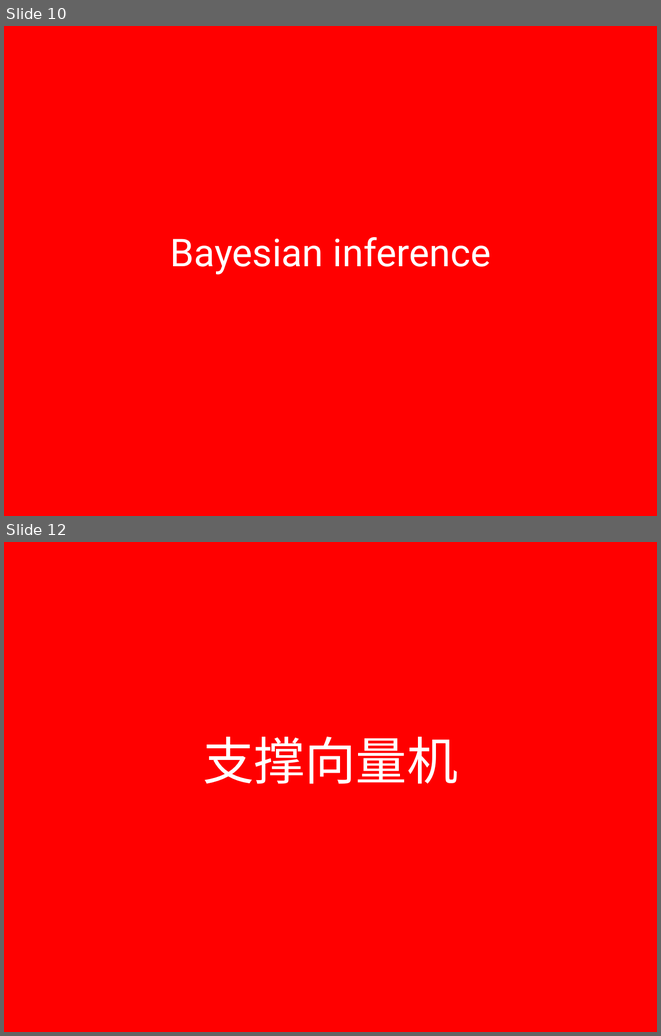
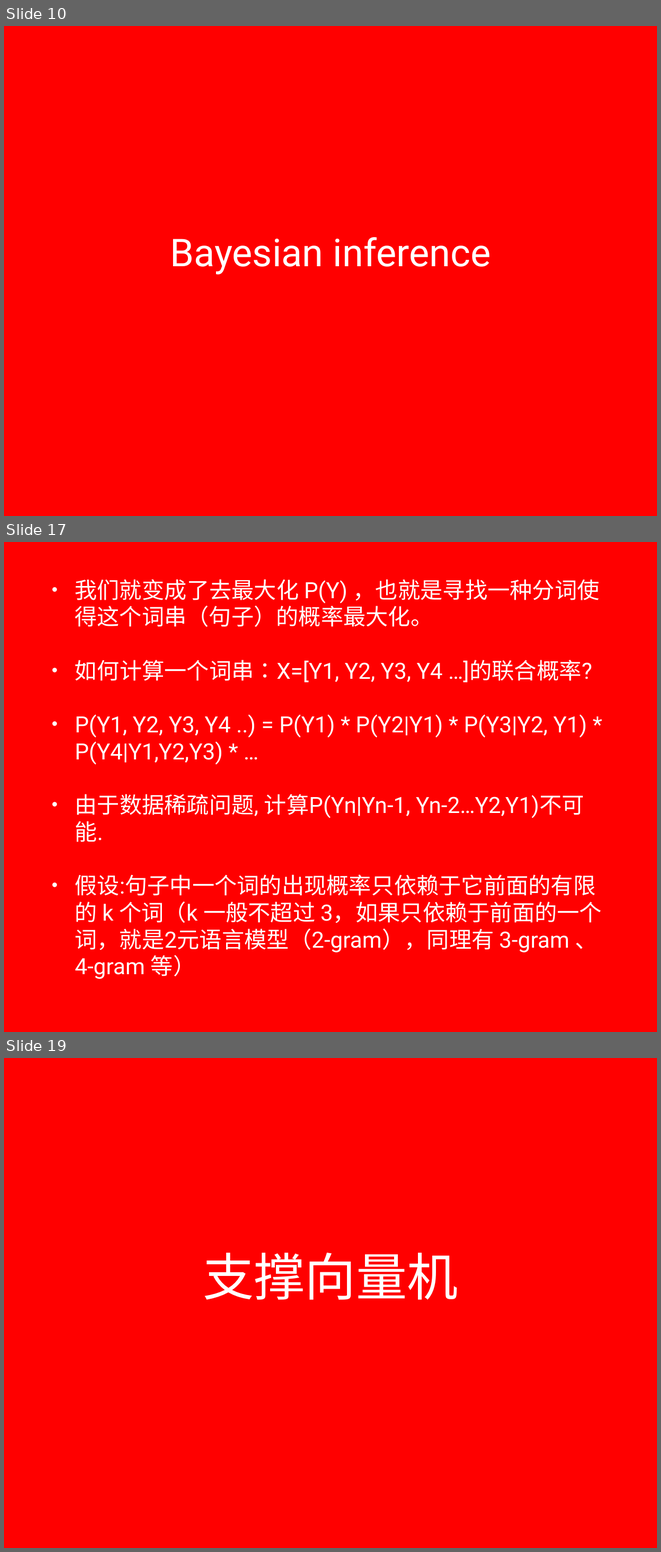
Before and after one commit to lizhanhui/ml, a slide deck: doc/presentation.pptx. Shown one above the other, each under a label of ours: slides 10 and 12 before the commit, slides 10, 17 and 19 after it; the slides between them are not shown. The pictures are 661x1036 and 661x1552 pixels, drawn with LibreOffice and Linux fonts; fonts in the diff are those of the drawing; background and template pictures are left out. Boxes give left, top, right and bottom in pixels: in the first picture for what was removed or moved away, otherwise in the second. Text is boxed around its words. In the diff, an @@ line names an element or a change of style, - is before the commit and + after.

```diff
--- a/doc/presentation.pptx
+++ b/doc/presentation.pptx
@@ slide 17 added at (4,542,657,1032), background picture (left out) @@
@@ text added at (75,579,602,979), 35.1 pt, text #FFFFFF @@
+• 我们就变成了去最大化 P(Y) ，也就是寻找一种分词使得这个词串（句子）的概率最大化。
+• 如何计算一个词串：X=[Y1, Y2, Y3, Y4 …]的联合概率?
+• P(Y1, Y2, Y3, Y4 ..) = P(Y1) * P(Y2|Y1) * P(Y3|Y2, Y1) * P(Y4|Y1,Y2,Y3) * …
+• 由于数据稀疏问题, 计算P(Yn|Yn-1, Yn-2…Y2,Y1)不可能.
+• 假设:句子中一个词的出现概率只依赖于它前面的有限的 k 个词（k 一般不超过 3，如果只依赖于前面的一个词，就是2元语言模型（2-gram），同理有 3-gram 、 4-gram 等）
@@ what was slide 12 is now slide 19 @@
```
Also in this commit, not shown: 3 slides changed, 7 other slides added, 1 slide removed.
